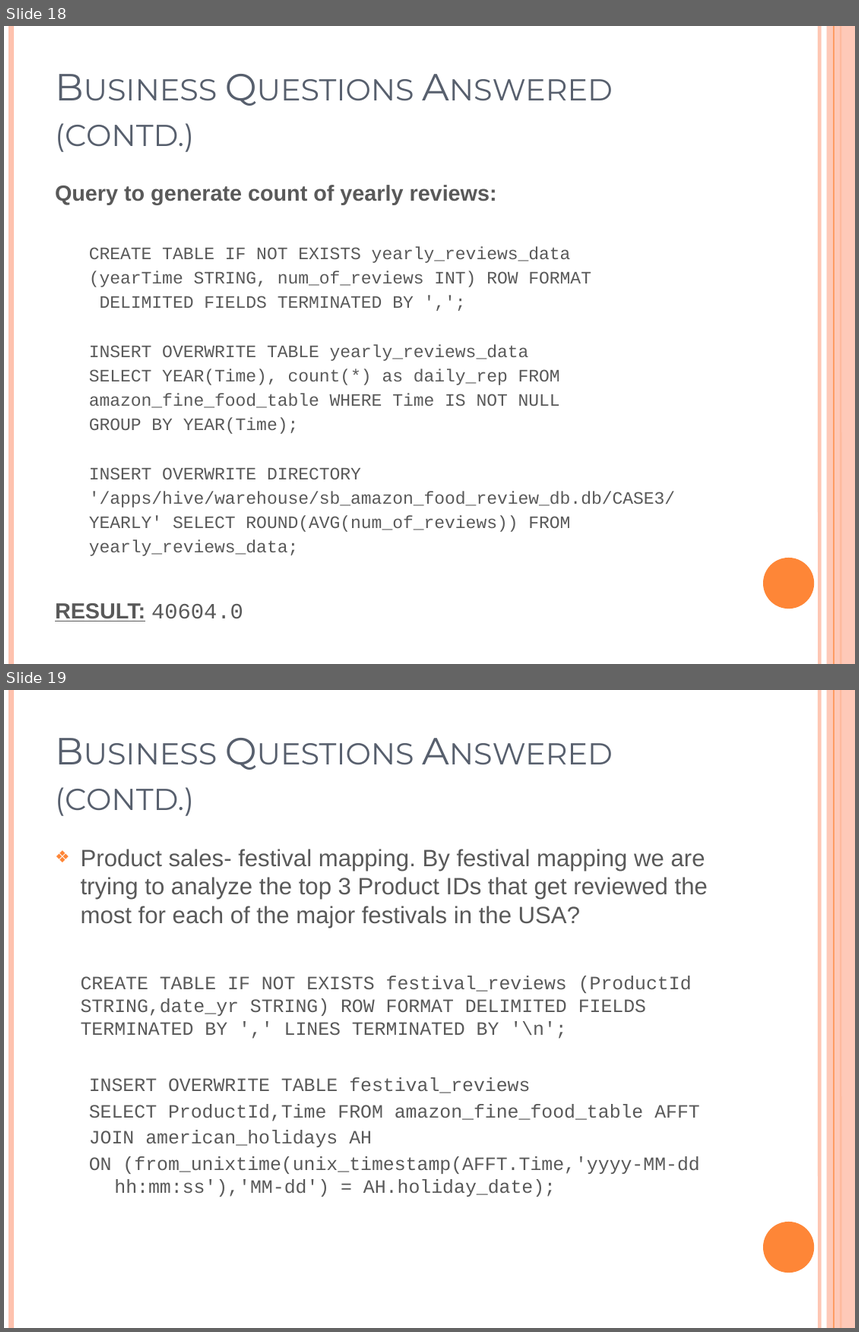
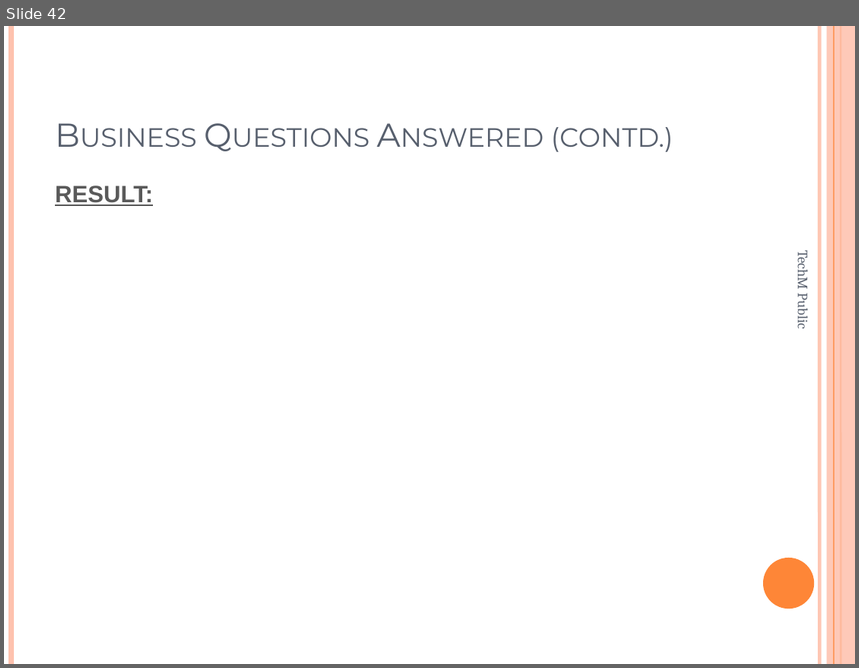
Before and after one commit to Shubhro27/Case-Studies, a slide deck: Analyzing_World_Data_using PIG.pptx. Shown one above the other, each under a label of ours: slides 18 and 19 before the commit, slide 42 after it. The pictures are 859x1332 and 859x668 pixels, drawn with LibreOffice and Linux fonts; fonts in the diff are those of the drawing. Boxes give left, top, right and bottom in pixels: in the first picture for what was removed or moved away, otherwise in the second. Text is boxed around its words. In the diff, an @@ line names an element or a change of style, - is before the commit and + after.

```diff
--- a/Analyzing_World_Data_using PIG.pptx
+++ b/Analyzing_World_Data_using PIG.pptx
@@ slide 19 removed at <box>4,690,855,1328</box>, background #FFFFFF; not listed: 6 template elements that a slide beside it also shows @@
@@ title removed at <box>55,787,194,816</box> @@
-Business Questions Answered (contd.)
@@ text removed at <box>81,849,708,1197</box> @@
-❖ Product sales- festival mapping. By festival mapping we are trying to analyze the top 3 Product IDs that get reviewed the most for each of the major festivals in the USA?
-CREATE TABLE IF NOT EXISTS festival_reviews (ProductId STRING,date_yr STRING) ROW FORMAT DELIMITED FIELDS TERMINATED BY ',' LINES TERMINATED BY '\n';
-  INSERT OVERWRITE TABLE festival_reviews
-  SELECT ProductId,Time FROM amazon_fine_food_table AFFT
-  JOIN american_holidays AH
-  ON (from_unixtime(unix_timestamp(AFFT.Time,'yyyy-MM-dd hh:mm:ss'),'MM-dd') = AH.holiday_date);
@@ what was slide 18 is now slide 42 @@
@@ slide 42 changed as well @@
@@ title "Business Questions Answered (contd.)" at <box>551,127,674,152</box>: size 32 to 28 pt @@
@@ text at <box>55,186,153,206</box>: text changed; size 14.8 to 20 pt; font Courier New to Arial; bold on @@
-Query to generate count of yearly reviews:
-  CREATE TABLE IF NOT EXISTS yearly_reviews_data
-  (yearTime STRING, num_of_reviews INT) ROW FORMAT
-  DELIMITED FIELDS TERMINATED BY ',';
-  INSERT OVERWRITE TABLE yearly_reviews_data
-  SELECT YEAR(Time), count(*) as daily_rep FROM
-  amazon_fine_food_table WHERE Time IS NOT NULL
-  GROUP BY YEAR(Time);
-  INSERT OVERWRITE DIRECTORY
-  '/apps/hive/warehouse/sb_amazon_food_review_db.db/CASE3/
-  YEARLY' SELECT ROUND(AVG(num_of_reviews)) FROM
-  yearly_reviews_data;
-RESULT: 40604.0
+RESULT:
@@ text added at <box>794,254,813,328</box>, 12 pt, text #575F6D @@
+TechM Public
```
Also in this commit, not shown: 14 other slides changed, 35 slides added, 6 other slides removed.
